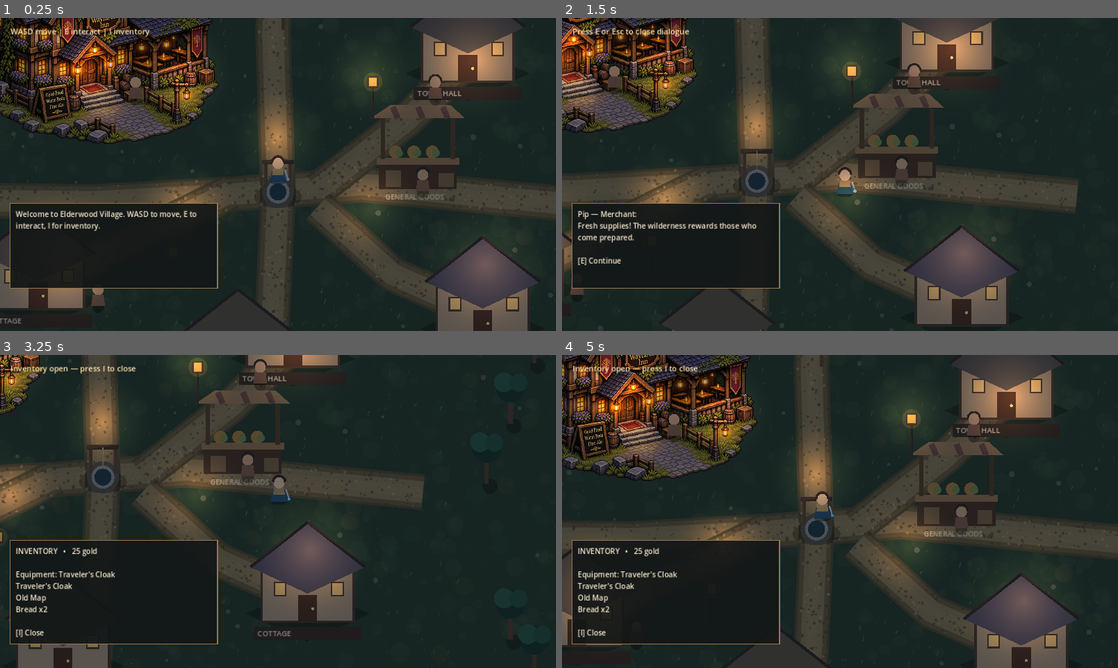
Above: before the commit, frames 1-4 (two rows, left to right).
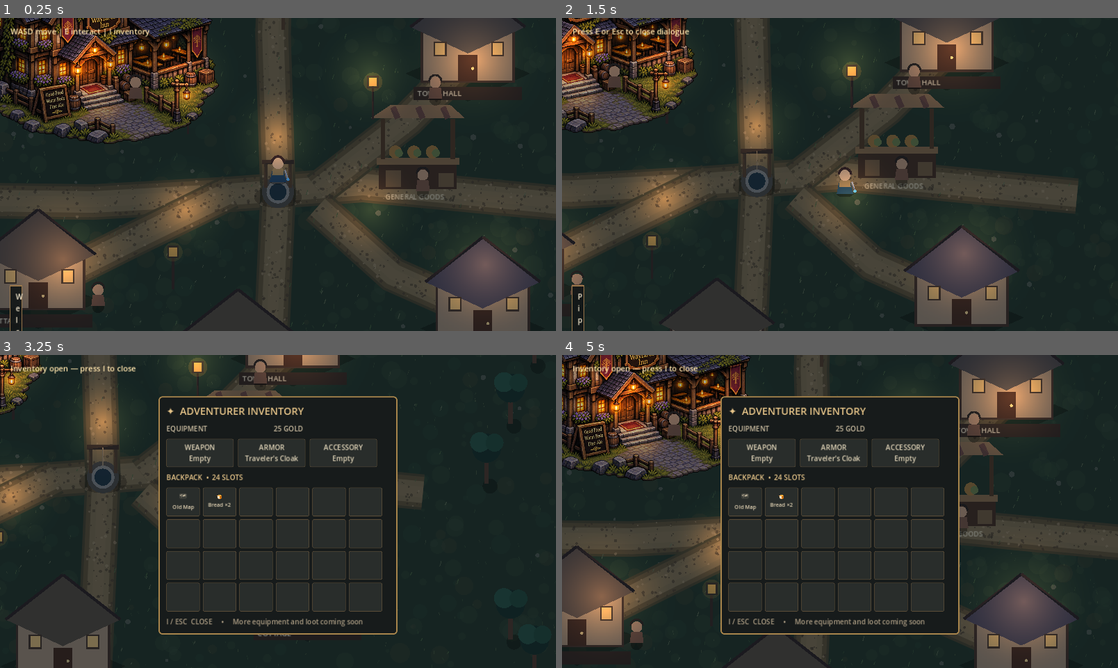
Above: after the commit, the same moments.

Repository: bhubler/elderwood-frontier-pc
Game: Godot game, scene res://scenes/world.tscn
The game is run twice, just before and just after one commit, with the same random seed, the same clock (stepped at 60 frames per second) and the same inputs.
Inputs:
- Up to frame 1 (0.25 s): no input
- Up to frame 2 (1.5 s): tap Enter at 0.5 s; hold D 0.53-1.28 s; tap I at 0.6 s; tap E at 0.8, 1.35 s; hold S from 1.28 s (still down)
- Up to frame 3 (3.25 s): tap I at 1.55, 2, 2.1, 3.05 s; release S at 2.03 s; hold D 2.03-2.78 s; tap E at 2.3, 2.85 s; hold W from 2.78 s (still down)
- Up to frame 4 (5 s): tap I at 3.5, 3.6, 4.55 s; release W at 3.53 s; hold A from 3.53 s (still down); tap E at 3.8, 4.35 s; tap Escape at 4.15 s

The runs differ from the first frame. In frame 1, 7.0% of the frame differs, in the area x 1-40%, y 59-100%; in frame 2, 4.3%; in frame 3, 17%; in frame 4, 20%, in the area x 1-72%, y 13-93%.

Commit message:
Add fantasy inventory slot grid and compact five-second notifications

Diff:
--- a/scripts/village_interactions.gd
+++ b/scripts/village_interactions.gd
@@ -4,6 +4,8 @@
 var player: CharacterBody2D
 var ui: PanelContainer
 var message: Label
+var inventory_panel: PanelContainer
+var notice_timer: Timer
 var prompt: Label
 var inventory_open := false
 var inside_inn := false
@@ -25,6 +27,7 @@
     if player == null:
         return
     _make_interface()
+    _make_inventory_window()
     _make_interior()
     _make_villagers()
     _show_message("Welcome to Elderwood Village. WASD to move, E to interact, I for inventory.", 5.0)
@@ -40,8 +43,8 @@
     prompt.add_theme_color_override("font_color", Color("#ffe5ad"))
     holder.add_child(prompt)
     ui = PanelContainer.new()
-    ui.position = Vector2(22, 425)
-    ui.custom_minimum_size = Vector2(480, 0)
+    ui.position = Vector2(22, 615)
+    ui.custom_minimum_size = Vector2(0, 0)
     holder.add_child(ui)
     var style := StyleBoxFlat.new()
     style.bg_color = Color(0.075, 0.09, 0.09, 0.93)
@@ -50,12 +53,97 @@
     style.set_content_margin_all(14)
     ui.add_theme_stylebox_override("panel", style)
     message = Label.new()
-    message.custom_minimum_size = Vector2(450, 170)
+    message.custom_minimum_size = Vector2(0, 0)
+    message.size_flags_horizontal = Control.SIZE_SHRINK_BEGIN
     message.autowrap_mode = TextServer.AUTOWRAP_WORD_SMART
     message.add_theme_font_size_override("font_size", 17)
     message.add_theme_color_override("font_color", Color("#f4e8ce"))
     ui.add_child(message)
     ui.hide()
+    notice_timer = Timer.new()
+    notice_timer.one_shot = true
+    notice_timer.timeout.connect(_on_notice_timeout)
+    add_child(notice_timer)
+
+func _make_inventory_window() -> void:
+    inventory_panel = PanelContainer.new()
+    inventory_panel.position = Vector2(365, 95)
+    inventory_panel.custom_minimum_size = Vector2(550, 515)
+    add_child(inventory_panel)
+    var frame := StyleBoxFlat.new()
+    frame.bg_color = Color("#171b1b")
+    frame.border_color = Color("#a8854c")
+    frame.set_border_width_all(3)
+    frame.set_corner_radius_all(8)
+    frame.set_content_margin_all(18)
+    inventory_panel.add_theme_stylebox_override("panel", frame)
+    var layout := VBoxContainer.new()
+    layout.add_theme_constant_override("separation", 12)
+    inventory_panel.add_child(layout)
+    var heading := Label.new()
+    heading.text = "✦  ADVENTURER INVENTORY"
+    heading.add_theme_font_size_override("font_size", 23)
+    heading.add_theme_color_override("font_color", Color("#e7c589"))
+    layout.add_child(heading)
+    var subtitle := Label.new()
+    subtitle.text = "EQUIPMENT                                     %d GOLD" % gold
+    subtitle.add_theme_font_size_override("font_size", 16)
+    subtitle.add_theme_color_override("font_color", Color("#cbbda1"))
+    layout.add_child(subtitle)
+    var equipment := HBoxContainer.new()
+    equipment.add_theme_constant_override("separation", 10)
+    layout.add_child(equipment)
+    for entry in ["WEAPON\\nEmpty", "ARMOR\\nTraveler\u0027s Cloak", "ACCESSORY\\nEmpty"]:
+        var equip := Label.new()
+        equip.text = entry.replace("\\n", "\n")
+        equip.custom_minimum_size = Vector2(155, 65)
+        equip.horizontal_alignment = HORIZONTAL_ALIGNMENT_CENTER
+        equip.vertical_alignment = VERTICAL_ALIGNMENT_CENTER
+        equip.add_theme_stylebox_override("normal", _slot_style())
+        equip.add_theme_color_override("font_color", Color("#dfd3b7"))
+        equipment.add_child(equip)
+    var bag_title := Label.new()
+    bag_title.text = "BACKPACK  •  24 SLOTS"
+    bag_title.add_theme_color_override("font_color", Color("#e7c589"))
+    layout.add_child(bag_title)
+    var grid := GridContainer.new()
+    grid.columns = 6
+    grid.add_theme_constant_override("h_separation", 7)
+    grid.add_theme_constant_override("v_separation", 7)
+    layout.add_child(grid)
+    for i in range(24):
+        var slot := PanelContainer.new()
+        slot.custom_minimum_size = Vector2(77, 66)
+        slot.add_theme_stylebox_override("panel", _slot_style())
+        grid.add_child(slot)
+        var label := Label.new()
+        label.horizontal_alignment = HORIZONTAL_ALIGNMENT_CENTER
+        label.vertical_alignment = VERTICAL_ALIGNMENT_CENTER
+        label.autowrap_mode = TextServer.AUTOWRAP_WORD_SMART
+        label.add_theme_font_size_override("font_size", 12)
+        label.add_theme_color_override("font_color", Color("#e7d7b7"))
+        if i == 0:
+            label.text = "🗺\\nOld Map".replace("\\n", "\n")
+        elif i == 1:
+            label.text = "🍞\\nBread ×2".replace("\\n", "\n")
+        slot.add_child(label)
+    var footer := Label.new()
+    footer.text = "I / ESC  CLOSE     •     More equipment and loot coming soon"
+    footer.add_theme_color_override("font_color", Color("#aa9b82"))
+    layout.add_child(footer)
+    inventory_panel.hide()
+
+func _slot_style() -> StyleBoxFlat:
+    var style := StyleBoxFlat.new()
+    style.bg_color = Color("#292d2b")
+    style.border_color = Color("#64533b")
+    style.set_border_width_all(1)
+    style.set_corner_radius_all(3)
+    return style
+
+func _on_notice_timeout() -> void:
+    ui.hide()
+    conversation_open = false
 
 func _make_villagers() -> void:
     for person in people:
@@ -101,19 +189,23 @@
         inventory_open = not inventory_open
         conversation_open = false
         if inventory_open:
-            _show_inventory()
+            notice_timer.stop()
+            ui.hide()
+            inventory_panel.show()
         else:
-            ui.hide()
+            inventory_panel.hide()
         get_viewport().set_input_as_handled()
     elif event.keycode == KEY_ESCAPE and (conversation_open or inventory_open):
         conversation_open = false
         inventory_open = false
         ui.hide()
+        inventory_panel.hide()
+        notice_timer.stop()
         get_viewport().set_input_as_handled()
     elif event.keycode == KEY_E:
         if inventory_open:
             inventory_open = false
-            ui.hide()
+            inventory_panel.hide()
         elif conversation_open:
             conversation_open = false
             ui.hide()
@@ -161,5 +253,8 @@
     _show_message("INVENTORY   •   %d gold\n\nEquipment: Traveler's Cloak\n%s\n\n[I] Close" % [gold, "\n".join(items)], 0.0)
 
 func _show_message(value: String, _seconds: float) -> void:
+    if inventory_open:
+        return
     message.text = value
     ui.show()
+    notice_timer.start(5.0)
